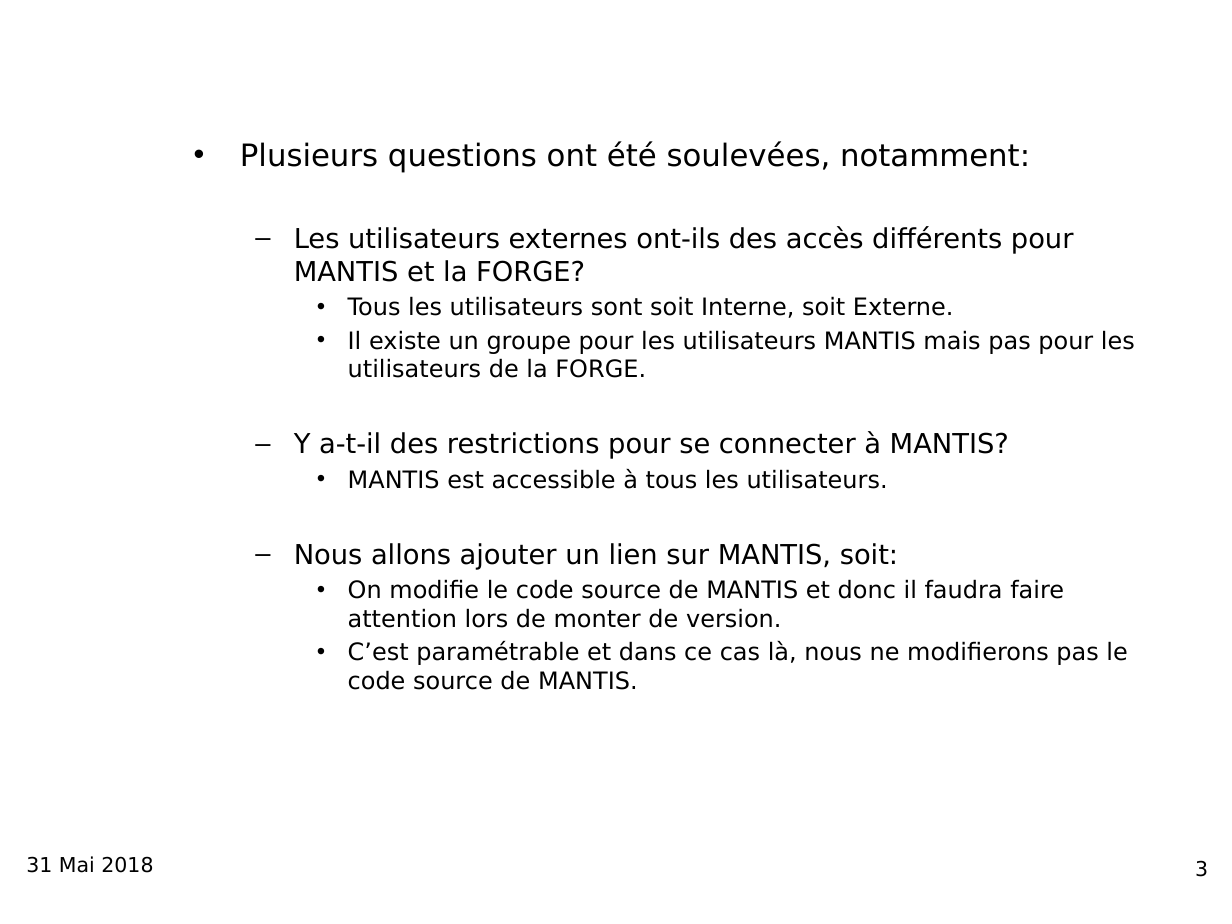
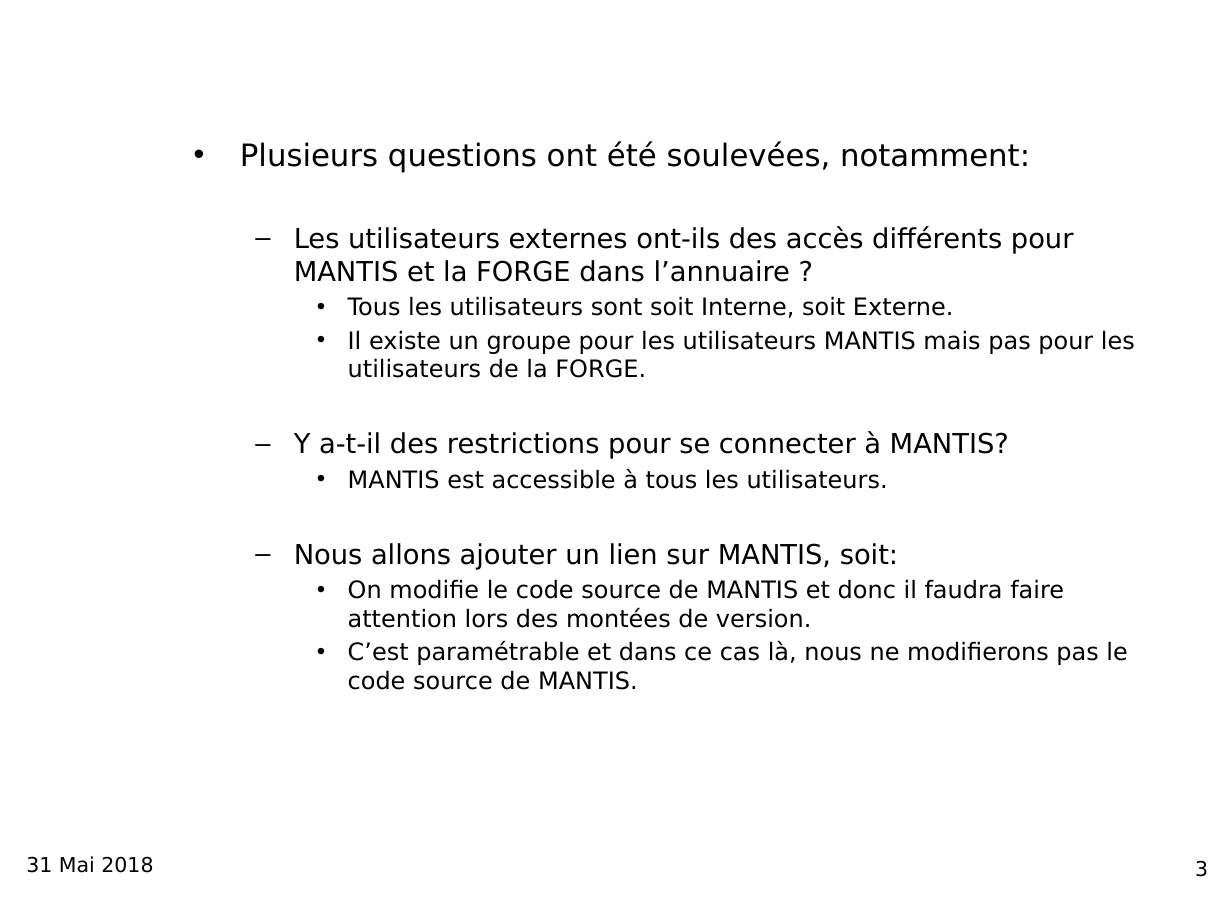
Before and after one commit to NicolasSIO/Stage, a slide deck: slide 3 of Page de modification de mot de passe MANTIS v2 - Copie.pptx. Drawn at 1232x924 pixels with LibreOffice and Linux fonts; fonts in the diff are those of the drawing; background and template pictures are left out. Boxes give left, top, right and bottom in pixels: in the first picture for what was removed or moved away, otherwise in the second. Text is boxed around its words. In the diff, an @@ line names an element or a change of style, - is before the commit and + after.

```diff
--- a/Page de modification de mot de passe MANTIS v2 - Copie.pptx
+++ b/Page de modification de mot de passe MANTIS v2 - Copie.pptx
@@ text at [294, 226, 1074, 282]: text changed @@
-  – Les utilisateurs externes ont-ils des accès différents pour MANTIS et la FORGE?
+  – Les utilisateurs externes ont-ils des accès différents pour MANTIS et la FORGE dans l’annuaire ?
@@ text at [348, 579, 1064, 628]: text changed @@
-    • On modifie le code source de MANTIS et donc il faudra faire attention lors de monter de version.
+    • On modifie le code source de MANTIS et donc il faudra faire attention lors des montées de version.
```
Also in this commit, not shown: 3 other slides changed, 8 other files.
